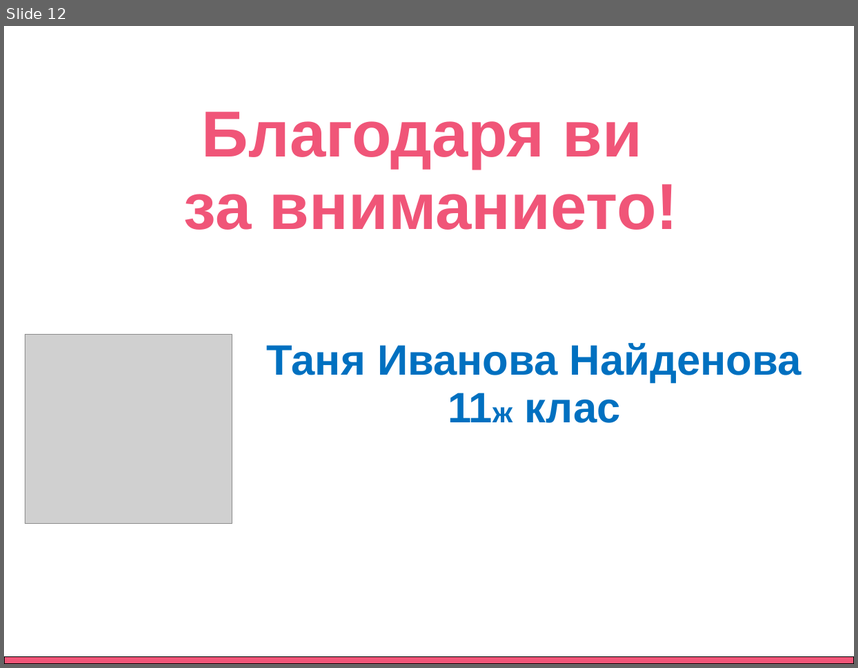
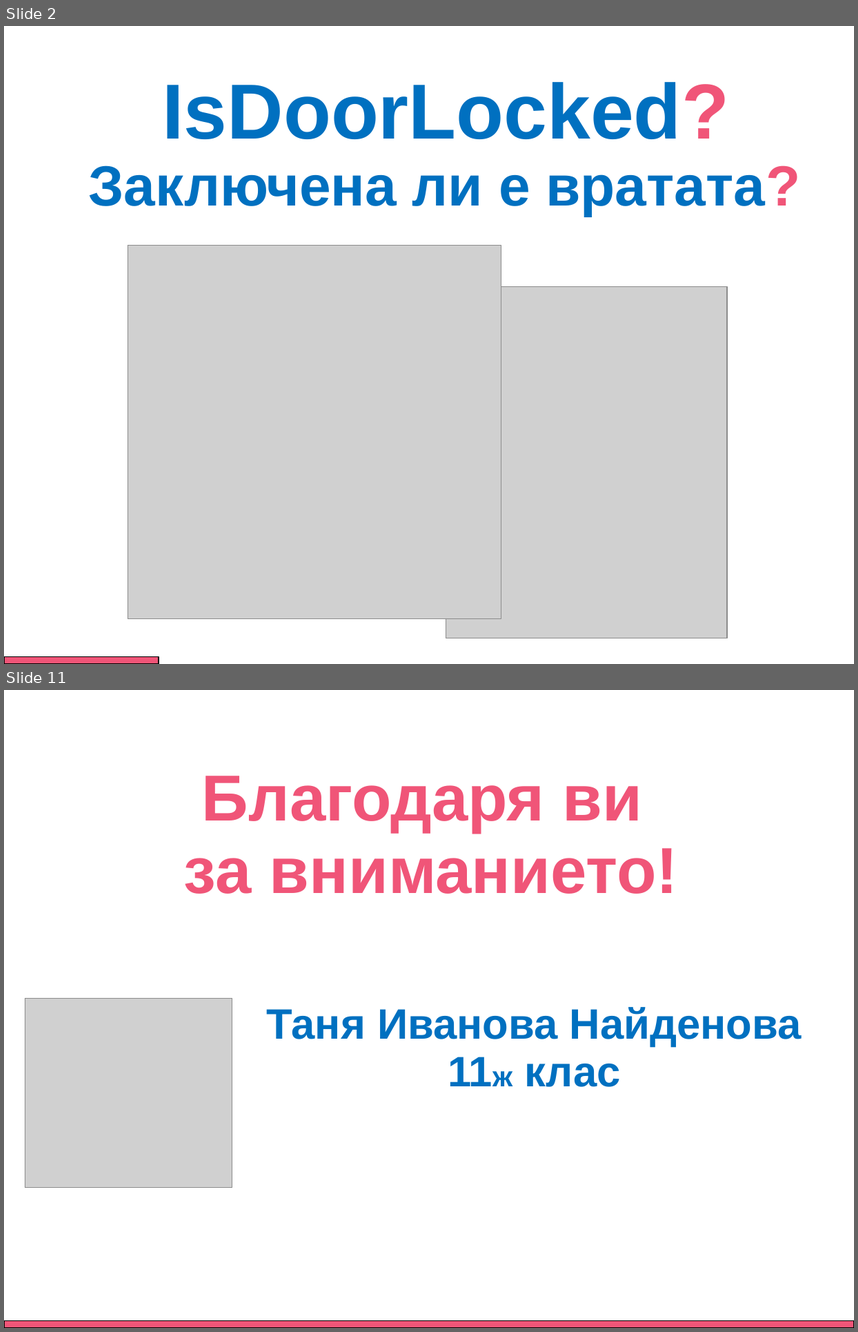
Before and after one commit to malkyatmuk1/IsDoorLocked, a slide deck: Branding and UI/Presentation.pptm. Shown one above the other, each under a label of ours: slide 12 before the commit, slides 2 and 11 after it; the slides between them are not shown. The pictures are 858x668 and 858x1332 pixels, drawn with LibreOffice and Linux fonts; fonts in the diff are those of the drawing; grey boxes stand for pictures. Boxes give left, top, right and bottom in pixels: in the first picture for what was removed or moved away, otherwise in the second. Text is boxed around its words. In the diff, an @@ line names an element or a change of style, - is before the commit and + after.

```diff
--- a/Branding and UI/Presentation.pptm
+++ b/Branding and UI/Presentation.pptm
@@ slide 2 added at box(4, 26, 854, 664), background #FFFFFF @@
@@ text added at box(163, 82, 730, 139), 66 pt, text #0070C0, bold @@
+IsDoorLocked?
@@ text added at box(88, 165, 800, 216), 48 pt, text #0070C0, bold @@
+Заключена ли е вратата?
@@ picture added at box(128, 245, 501, 619) @@
@@ picture added at box(446, 287, 727, 638) @@
@@ rectangle added at box(4, 657, 159, 664), fill #F05578, outline #000000 0.75 pt @@
@@ what was slide 12 is now slide 11 @@
```
Also in this commit, not shown: 8 slides changed, 1 other slide added, 3 slides removed.
